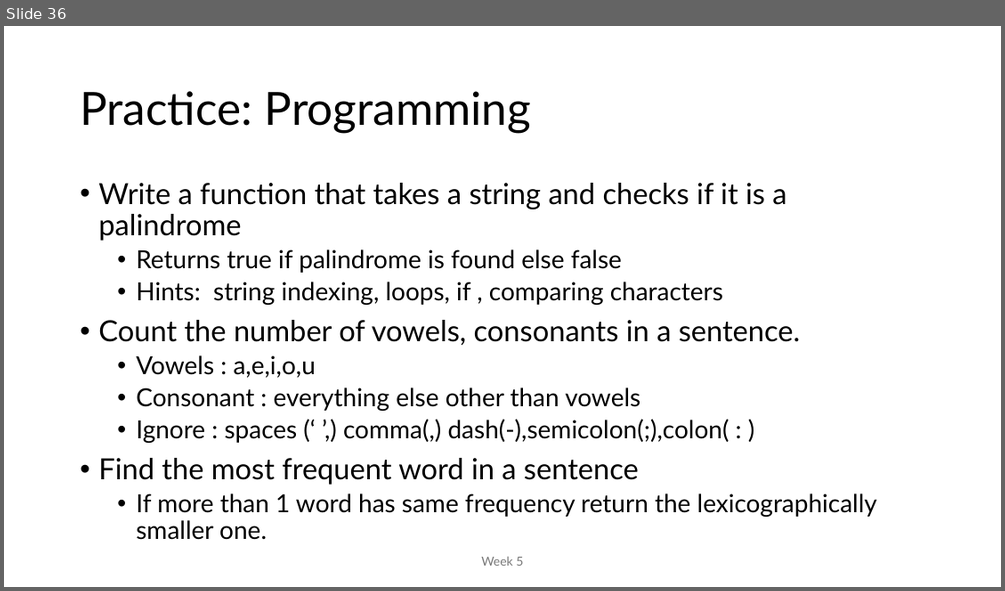
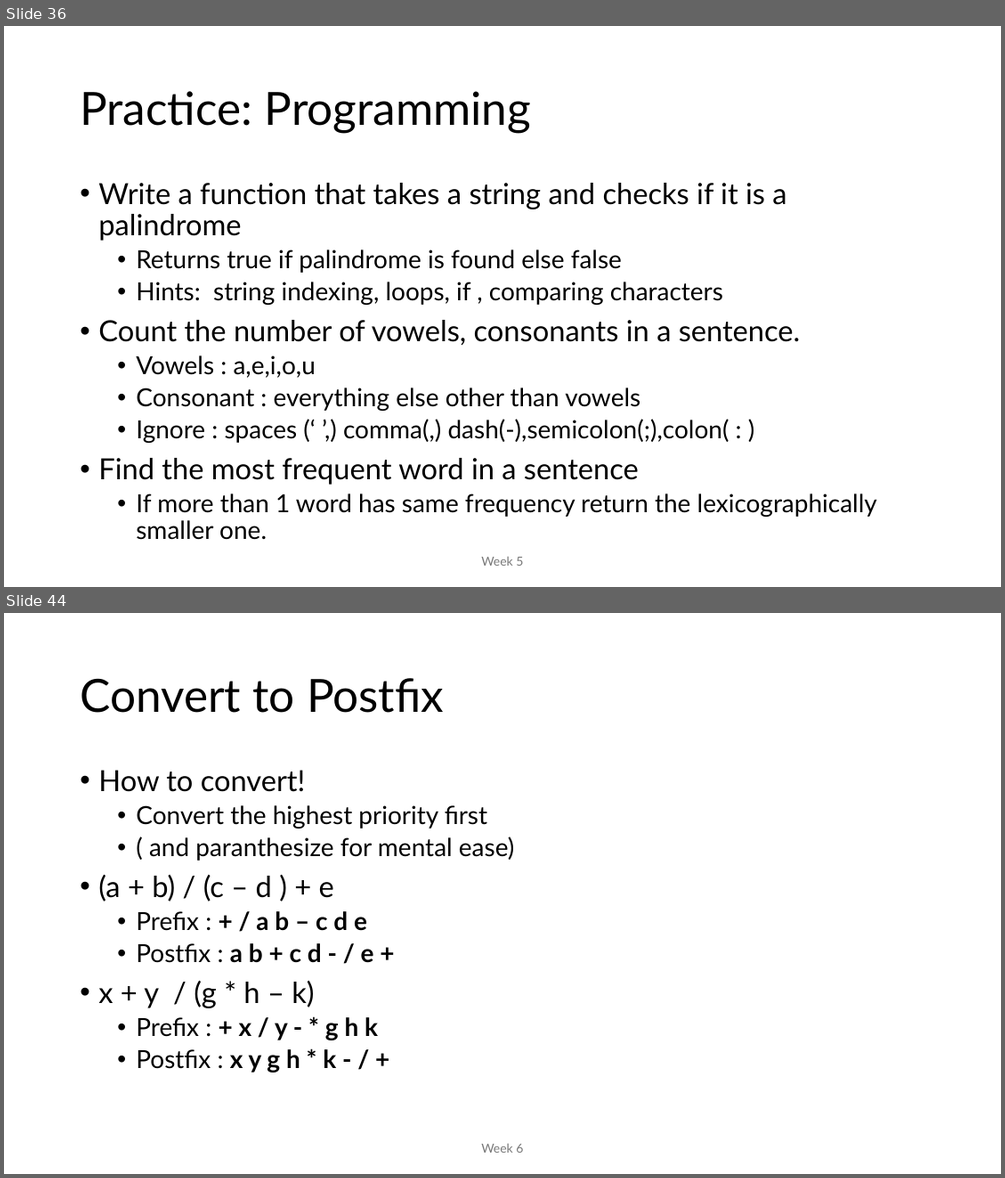
Before and after one commit to MoklaEducation/ems_winter_2025_acsl101, a slide deck: all/ExploringCSConceptsViaACSLCompetitions_all.pptx. Shown one above the other, each under a label of ours: slide 36 before the commit, slides 36 and 44 after it; the slides between them are not shown. The pictures are 1005x591 and 1005x1178 pixels, drawn with LibreOffice and Linux fonts; fonts in the diff are those of the drawing. Boxes give left, top, right and bottom in pixels: in the first picture for what was removed or moved away, otherwise in the second. Text is boxed around its words. In the diff, an @@ line names an element or a change of style, - is before the commit and + after.

Commit message:
week 06

```diff
--- a/all/ExploringCSConceptsViaACSLCompetitions_all.pptx
+++ b/all/ExploringCSConceptsViaACSLCompetitions_all.pptx
@@ slide 44 added at [4,613,1001,1174], background #FFFFFF @@
@@ title added at [80,678,444,713], 44 pt, text #000000 @@
+Convert to Postfix
@@ text added at [98,770,514,1072], 24 pt, text #000000 @@
+• How to convert!
+  • Convert the highest priority first
+  • ( and paranthesize for mental ease)
+• (a + b) / (c – d ) + e
+  • Prefix : + / a b – c d e
+  • Postfix : a b + c d - / e +
+• x + y / (g * h – k)
+  • Prefix : + x / y - * g h k
+  • Postfix : x y g h * k - / +
@@ text added at [481,1143,523,1152], 12 pt, text #797979 @@
+Week 6
```
Also in this commit, not shown: 1 slide changed, 12 other slides added, 2 other files.
